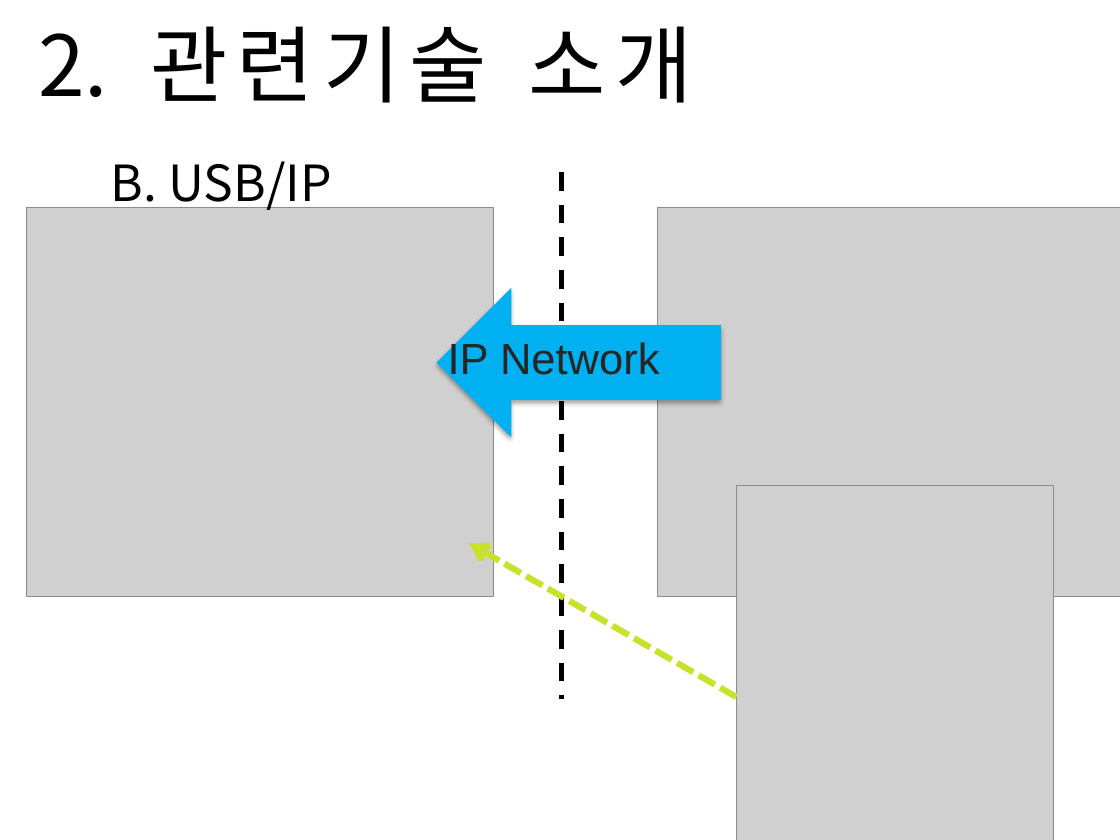
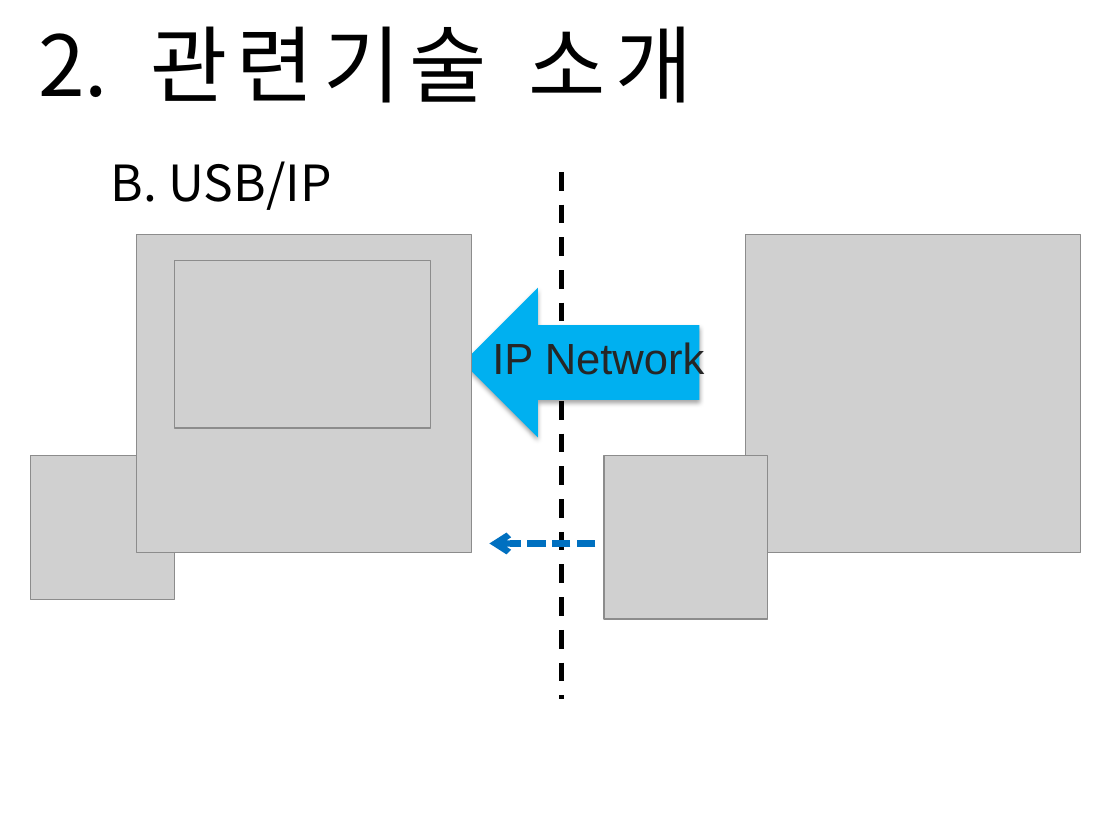
Before and after one commit to Sanghyun-Lee/Android-USB, a slide deck: slide 5 of Documents/presentation doc/Final Presentation/final-presentation.pptx (slide 6 before the commit). Drawn at 1120x840 pixels with LibreOffice and Linux fonts; fonts in the diff are those of the drawing; grey boxes stand for pictures; background and template pictures are left out. Boxes give left, top, right and bottom in pixels: in the first picture for what was removed or moved away, otherwise in the second. Text is boxed around its words. In the diff, an @@ line names an element or a change of style, - is before the commit and + after.

```diff
--- a/Documents/presentation doc/Final Presentation/final-presentation.pptx
+++ b/Documents/presentation doc/Final Presentation/final-presentation.pptx
@@ picture: place and size @@
-picture at bbox=[27, 207, 494, 597]
+picture at bbox=[137, 235, 472, 552]
@@ picture: place and size @@
-picture at bbox=[657, 207, 1120, 597]
+picture at bbox=[745, 235, 1080, 552]
@@ picture added at bbox=[175, 261, 430, 429] @@
@@ down arrow: place and size @@
-down arrow at bbox=[437, 288, 721, 438]
+down arrow at bbox=[463, 287, 699, 437]
@@ text "IP Network": place and size @@
-text "IP Network" at bbox=[448, 339, 660, 383]
+text "IP Network" at bbox=[492, 339, 705, 383]
@@ picture added at bbox=[31, 455, 175, 598] @@
@@ picture added at bbox=[604, 455, 767, 618] @@
@@ picture removed at bbox=[736, 486, 1053, 840] @@
@@ arrow moved from (736, 697) - (469, 543) to (595, 543) - (489, 543) @@
@@ arrow (595, 543) - (489, 543): stroke #C9E22C 4 pt dashed to #0070C0 4 pt dashed @@
```
Also in this commit, not shown: 6 other slides changed, 1 slide removed.
